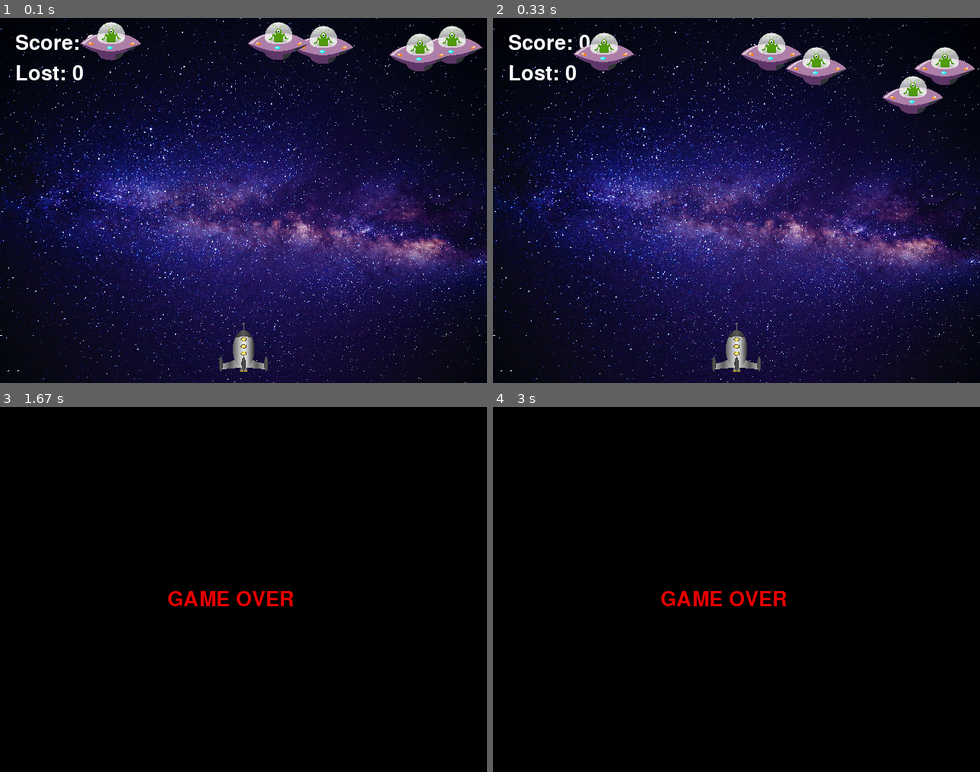
Above: before the commit, frames 1-4 (two rows, left to right).
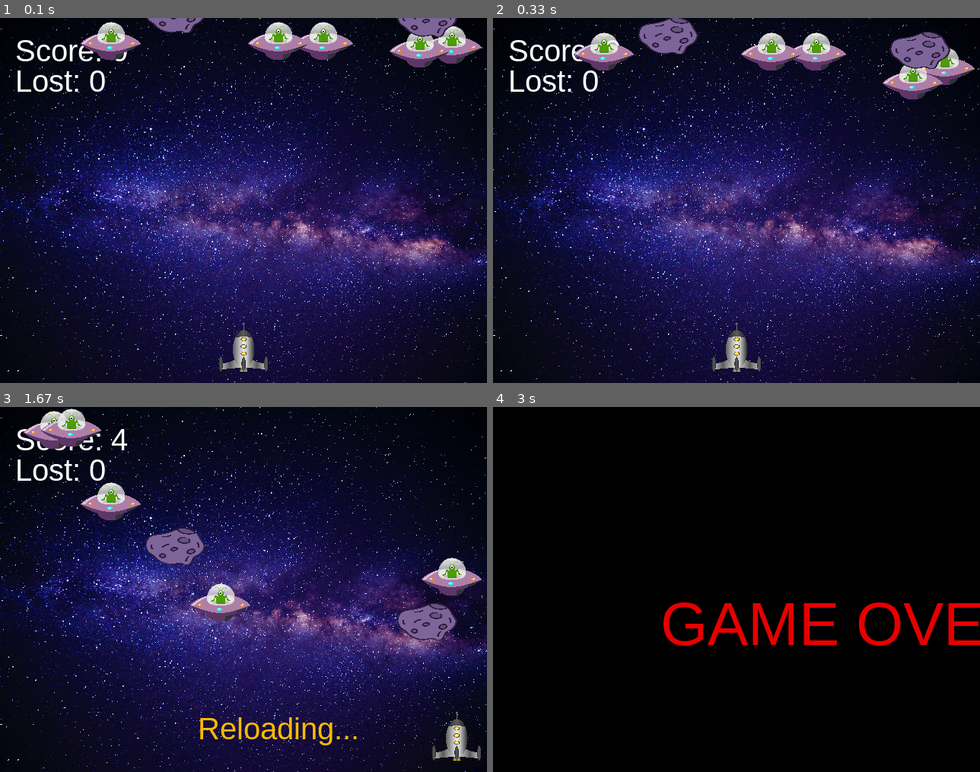
Above: after the commit, the same moments.

Repository: PieroMastro/algorithmics
Game: pygame game, started from Python Start II/M5L5 Project Shooter/game_v4.py
The game is run twice, just before and just after one commit, with the same random seed, the same clock (stepped at 60 frames per second) and the same inputs.
Inputs:
- Up to frame 1 (0.1 s): no input
- Up to frame 2 (0.33 s): no input
- Up to frame 3 (1.67 s): tap Space at 0.33, 0.73, 1.03, 1.23, 1.53 s; hold Right 0.67-1.13 s; hold Right 1.17-1.63 s
- Up to frame 4 (3 s): hold Left 1.67-2.2 s; tap Space at 1.73, 2.03, 2.3, 2.6 s; hold Left 2.23-2.63 s

The runs differ from the first frame. In frame 1, 2.9% of the frame differs, in the area x 3-94%, y 0-21%; in frame 2, 5.0%; in frame 3, 82%, in the area x 0-100%, y 0-100%; in frame 4, 3.1%.

Commit message:
Added shooter_v4 to PSII

Diff:
--- a/Python Start II/M5L5 Project Shooter/game_v4.py
+++ b/Python Start II/M5L5 Project Shooter/game_v4.py
@@ -1,6 +1,8 @@
+### WORK IN PROGRESS ###
 
 from pygame import *
 from random import randint
+from time import time as timer #Importar la función temporizadora para que el intérprete no necesite buscar esta función en el módulo time de pygame, necesitamos darle un nombre diferente
 
 init()
 
@@ -10,33 +12,37 @@
 BLACK = (0, 0, 0)
 RED = (230, 0, 0)
 CYAN = (0, 255, 255)
+YELLOW = (252, 186, 3)
 BACKGROUND_MUSIC = 'space.ogg'
 SHOOT_FX = 'fire.ogg'
 BACKGROUND_IMG = 'galaxy.jpg'
 PLAYER_IMG = 'rocket.png'
 ENEMY_IMG = 'ufo.png'
+ASTEROID_IMG = 'asteroid.png'
 BULLET_IMG = 'bullet.png'
-MUSIC = 'space.ogg'
 FPS = 60
+
+# Loading/setting up fonts
+font.init()
+
+font1 = font.SysFont('Arial', 80)
+you_win = font1.render('VICTORY', True, CYAN)
+game_over = font1.render('GAME OVER', True, RED)
+
+font2 = font.SysFont('Arial', 40)
 
 # Main Window
 window = display.set_mode((SCREEN_WIDTH, SCREEN_HEIGHT))
 display.set_caption('Project Shooter Python Start II')
 background = transform.scale(image.load(BACKGROUND_IMG), (SCREEN_WIDTH, SCREEN_HEIGHT))
 
-# Game Music
+# Game Sound
 mixer.init()
 mixer.music.load(BACKGROUND_MUSIC)
 mixer.music.play()
 
 fire_sound = mixer.Sound(SHOOT_FX)
 
-# Game functionality
-font.init()
-font = font.Font(None, 40)
-score = 0
-win_score = 10
-lost = 0
 
 # Main Class
 class GameSprite(sprite.Sprite):
@@ -78,7 +84,7 @@
         if self.rect.y >= SCREEN_HEIGHT:
             self.rect.y = 0
             self.rect.x = randint(0, SCREEN_WIDTH - self.width)
-            self.speed = randint(1, 4)
+            self.speed = randint(1, 3)
             lost += 1
 
 
@@ -94,11 +100,25 @@
 player = Player(PLAYER_IMG, (SCREEN_WIDTH - 65) // 2, SCREEN_HEIGHT - 80, 65,65, 5)
 
 monsters = sprite.Group()
-for enemy in range(5):
-    enemy = Enemy(ENEMY_IMG, randint(0, SCREEN_WIDTH - 80), 0, 80, 50, randint(1, 4))
+for enemy in range(1, 6):
+    enemy = Enemy(ENEMY_IMG, randint(0, SCREEN_WIDTH - 80), 0, 80, 50, randint(1, 3))
     monsters.add(enemy)
 
 bullets = sprite.Group()
+
+asteroids = sprite.Group()
+for i in range(1, 3):
+    asteroid = Enemy(ASTEROID_IMG, randint(30, SCREEN_WIDTH - 30), -40, 80, 50, randint(1, 7))
+    asteroids.add(asteroid)
+
+
+# Game Functionality
+score = 0 # Enemies destroyed
+win_score = 20 # Enemies needed to win
+lost = 0 # Enemies missed
+shoots_fired = 0 # Variable to keep track of shoots
+reload_time = False # Flag to restart the fire method
+
 
 # Main Game
 run = True
@@ -113,12 +133,18 @@
 
         elif e.type == KEYDOWN:
             if e.key == K_SPACE:
-                player.fire()
+                if shoots_fired < 5 and reload_time == False:
+                    shoots_fired += 1
+                    player.fire()
+
+                if shoots_fired >= 5 and reload_time == False:
+                    last_time = timer()
+                    reload_time = True
 
     if not finish:
         window.blit(background, (0, 0))
-        score_text = font.render(f'Score: {score}', 1, WHITE)
-        lost_text = font.render(f'Lost: {lost}', 1, WHITE)
+        score_text = font2.render(f'Score: {score}', 1, WHITE)
+        lost_text = font2.render(f'Lost: {lost}', 1, WHITE)
         window.blit(score_text, (20, 20))
         window.blit(lost_text, (20, 60))
 
@@ -129,7 +155,21 @@
         bullets.update()
 
         monsters.draw(window)
+        asteroids.draw(window)
         monsters.update()
+        asteroids.update()
+
+        # Reloading
+        if reload_time:
+            now_time = timer()
+
+            if now_time - last_time < 2:
+                reload = font2.render('Reloading...', 1, YELLOW)
+                window.blit(reload, (260, 400))
+
+            else:
+                shoots_fired = 0
+                reload_time = False
 
         collisions = sprite.groupcollide(monsters, bullets, True, True)
 
@@ -142,14 +182,12 @@
             finish = True
             window.fill(BLACK)
             mixer.music.stop()
-            game_over = font.render('GAME OVER', 1, RED)
             window.blit(game_over, (SCREEN_WIDTH // 2 - 100, SCREEN_HEIGHT // 2))
 
         if score == win_score:
             finish = True
             window.fill(BLACK)
             mixer.music.stop()
-            you_win = font.render('VICTORY', 1, CYAN)
             window.blit(you_win, (SCREEN_WIDTH // 2 - 100, SCREEN_HEIGHT // 2))
 
 
Binary file added: Python Start II/M5L5 Project Shooter/asteroid.png
